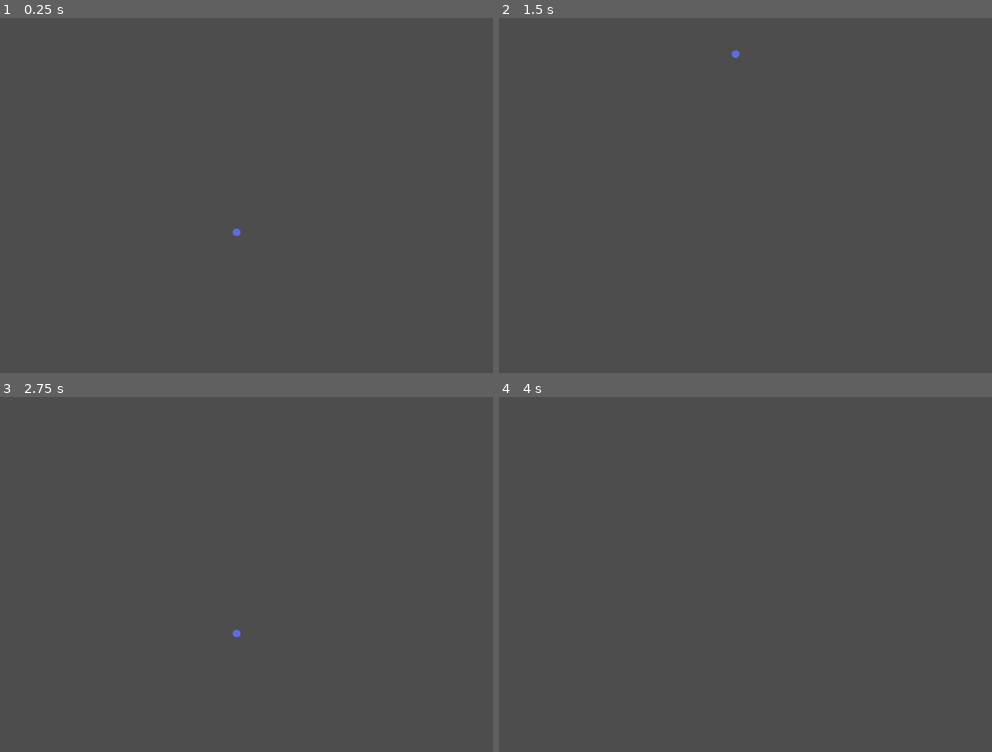
Above: before the commit, frames 1-4 (two rows, left to right).
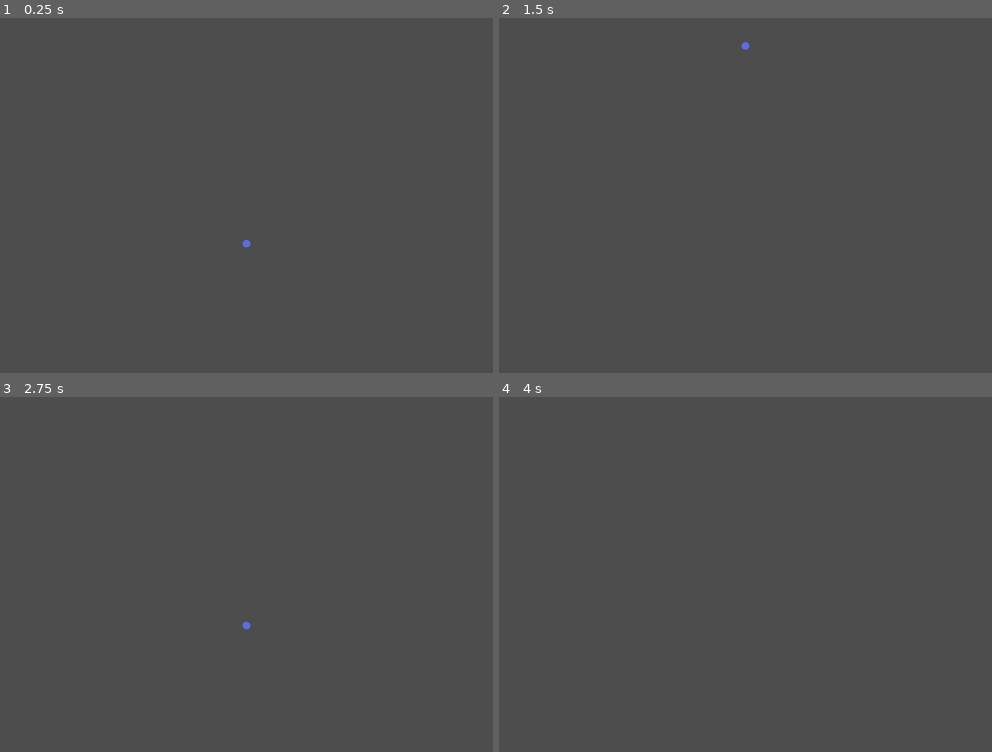
Above: after the commit, the same moments.

Repository: Dripcoding/godot-breakout2d
Game: Godot game, scene res://main.tscn
Same seed, same stepped clock (60 frames per second), same inputs: the game is played once before the commit and once after it.
Inputs:
- Up to frame 1 (0.25 s): no input
- Up to frame 2 (1.5 s): tap Enter at 0.5 s; tap Space at 1.25 s
- Up to frame 3 (2.75 s): tap Enter at 2 s
- Up to frame 4 (4 s): tap Space at 2.75 s; tap Enter at 3.5 s

The runs differ from the first frame. In frame 1, less than 0.1% of the frame differs, in the area x 47-51%, y 59-65%; in frame 2, less than 0.1%; in frame 3, less than 0.1%; in frame 4, nothing differs.

Commit message:
set up initial ball position

Diff:
--- a/ball.gd
+++ b/ball.gd
@@ -1,21 +1,5 @@
 extends RigidBody2D
 
 
-func _ready():
-	print('ball ready')
-	# position.x = initial_x
-	# position.y = initial_y
-	# var velocity = Vector2.ZERO
-	# velocity.x = initial_velocity_x
-	# velocity.y = initial_velocity_y
-
-func _process(delta):
+func _physics_process(delta):
 	print('ball delta')
-
-	# var velocity = Vector2.ZERO
-
-	# # velocity.x -= 100
-	# velocity.x = 0
-	# velocity.y = -100
-
-	# position += velocity * delta
--- a/main.tscn
+++ b/main.tscn
@@ -18,17 +18,17 @@
 scale = Vector2(2.778, 2)
 
 [node name="Ball" parent="." instance=ExtResource("3_34e30")]
-position = Vector2(480, 527)
+position = Vector2(500, 550)
 
 [node name="TopBoundary" parent="." instance=ExtResource("4_f75ow")]
 physics_material_override = SubResource("PhysicsMaterial_0pcjc")
 constant_linear_velocity = Vector2(0, 1)
 
 [node name="RightBoundary" parent="." instance=ExtResource("5_gx52f")]
-position = Vector2(983, 99)
+position = Vector2(983, 98)
 rotation = 1.5708
 scale = Vector2(1.01164, 0.99134)
 
 [node name="LeftBoundary" parent="." instance=ExtResource("6_aludy")]
-position = Vector2(10, 20)
+position = Vector2(10, 19)
 rotation = 1.5708
